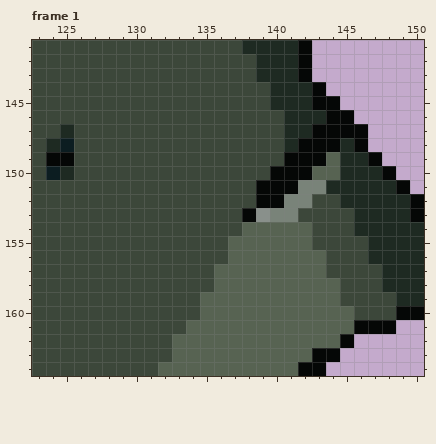
Pixel-art file -- assets/textures/asepritefiles/Stress Test Bot 2.ase. Above, as it was before the edit.
250x350 pixels, 2 frames. Colours within 5 levels of each other are drawn and written as one. Shown: frame 1: x 123..150, y 141..164.
After:
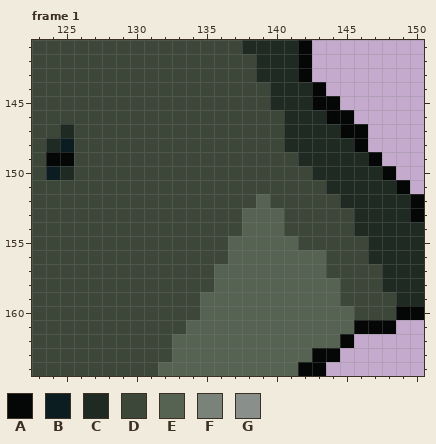
Palette (. is transparent): A #050706  B #0c1d21  C #1e2a22  D #3c473a  E #576352  F #798379  G #89908b
The exact change:
Frame 1, layer "torso/torso_skin":
The author changed colour A to colour C in row 147 at x 143 to 144; in row 148 at x 142 to 144; in row 149 at x 142 to 143.
The author changed colour E to colour C in row 149 at x 144; in row 150 at x 143 to 144.
The author changed colour A to colour D in row 149 at x 141; in row 150 at x 140 to 142; in row 151 at x 139 to 141; in row 152 at x 140.
The author changed colour E to colour D in row 154 at x 141 to 142; in row 155 at x 142.
The author changed colour F to colour D in row 151 at x 142 to 143; in row 152 at x 141 to 142; in row 153 at x 141.
The author changed colour A to colour E in row 152 at x 139; in row 153 at x 138.
The author changed colour F to colour E in row 153 at x 140.
The author changed colour G to colour E in row 153 at x 139.
